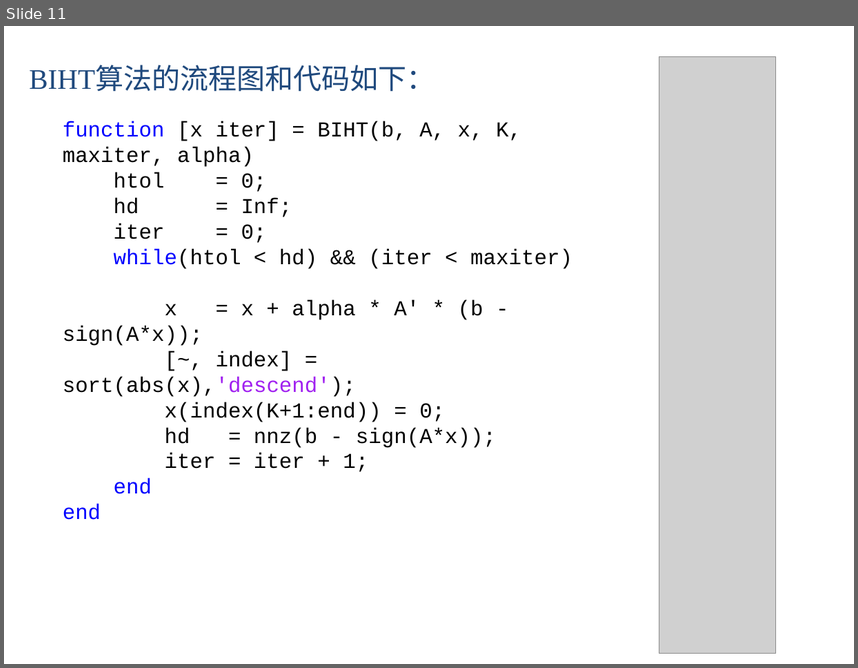
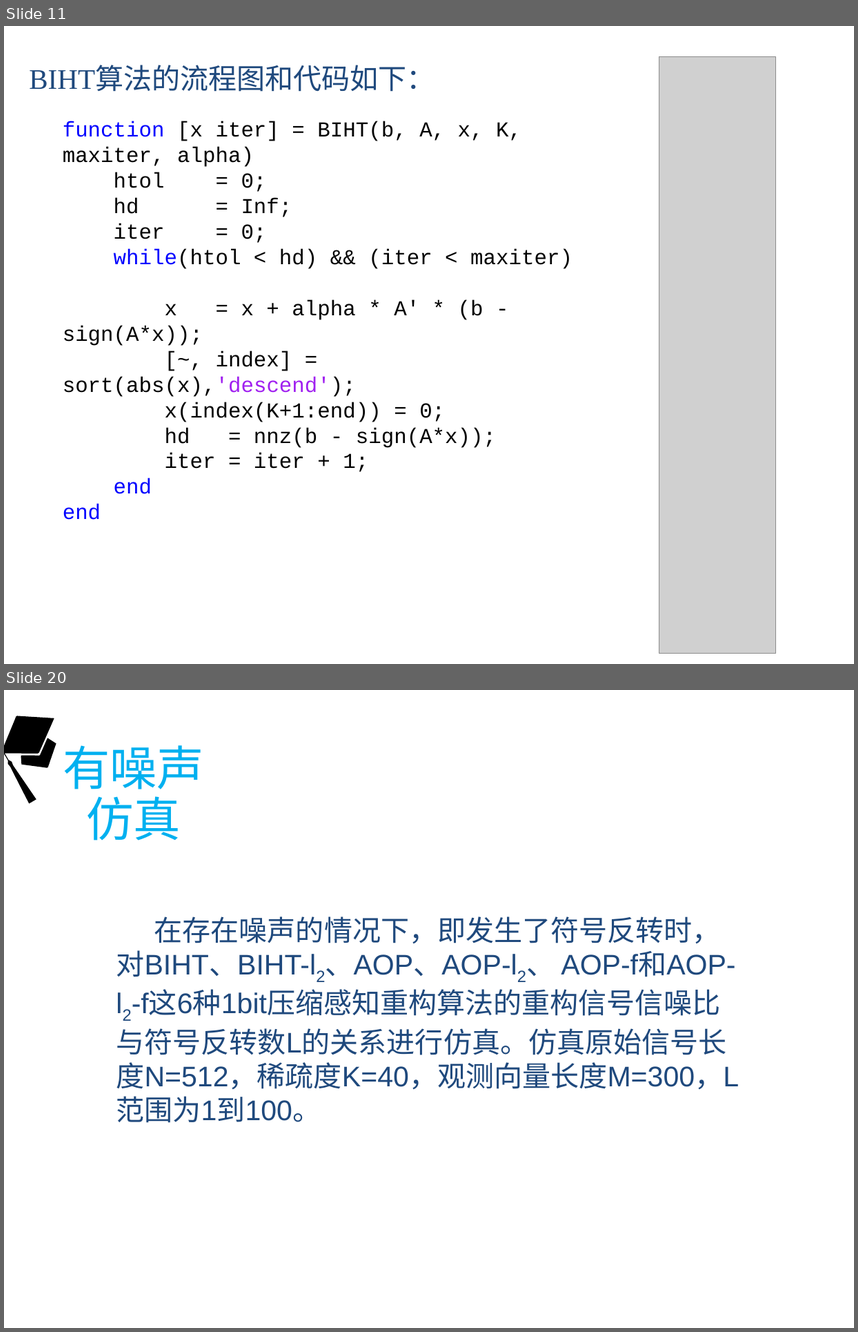
Before and after one commit to cyq7on/MyPaper_Xhu, a slide deck: 答辩.pptx. Shown one above the other, each under a label of ours: slide 11 before the commit, slides 11 and 20 after it; the slides between them are not shown. The pictures are 858x668 and 858x1332 pixels, drawn with LibreOffice and Linux fonts; fonts in the diff are those of the drawing; grey boxes stand for pictures; background and template pictures are left out. Boxes give left, top, right and bottom in pixels: in the first picture for what was removed or moved away, otherwise in the second. Text is boxed around its words. In the diff, an @@ line names an element or a change of style, - is before the commit and + after.

```diff
--- a/答辩.pptx
+++ b/答辩.pptx
@@ slide 20 added at (4,690,854,1328), background picture (left out) @@
@@ freeform shape added at (4,700,85,803), fill #000000 @@
@@ freeform shape added at (16,736,65,778), fill #000000 @@
@@ text added at (63,745,204,840), 40 pt, text #00B0F0 @@
+有噪声仿真
@@ text added at (116,916,739,1123), 24 pt, text #1F497D @@
+在存在噪声的情况下，即发生了符号反转时，对BIHT、BIHT-l2、AOP、AOP-l2、 AOP-f和AOP-l2-f这6种1bit压缩感知重构算法的重构信号信噪比与符号反转数L的关系进行仿真。仿真原始信号长度N=512，稀疏度K=40，观测向量长度M=300，L范围为1到100。
```
Also in this commit, not shown: 5 slides changed, 6 other slides added, 1 other file.
